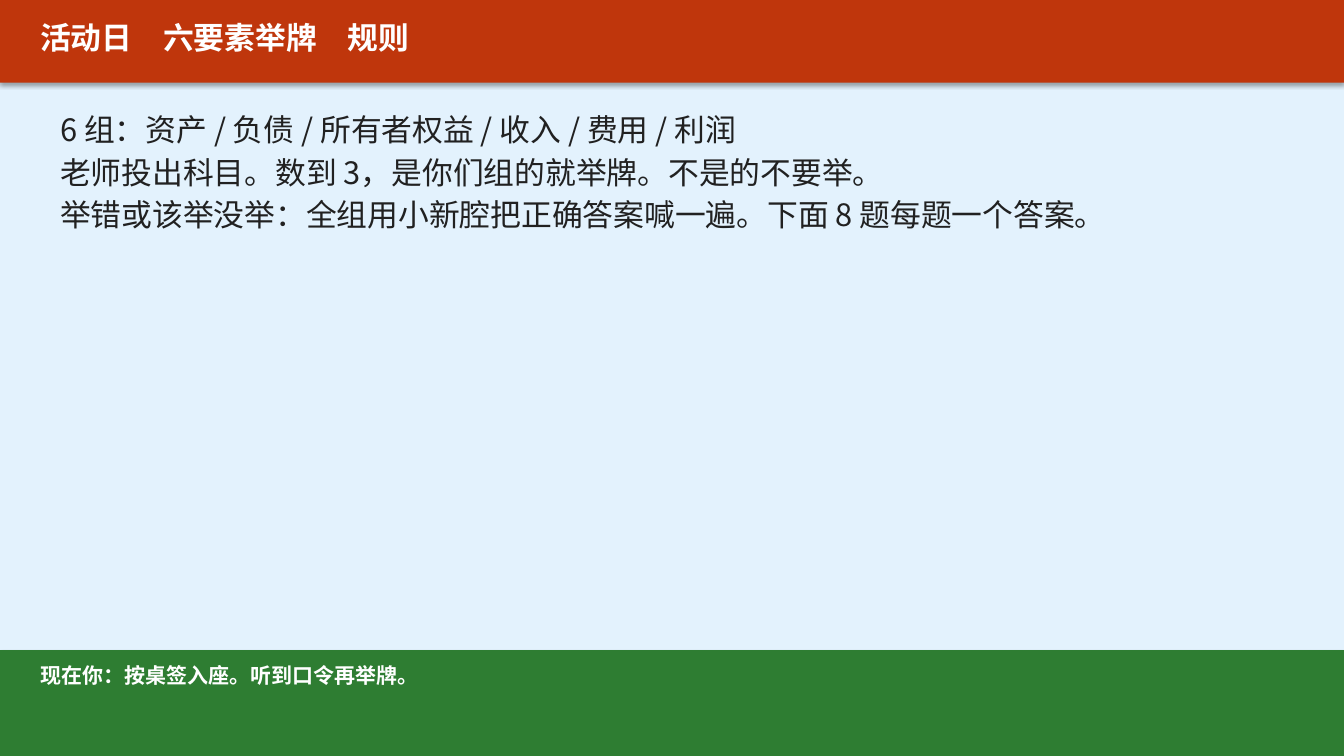
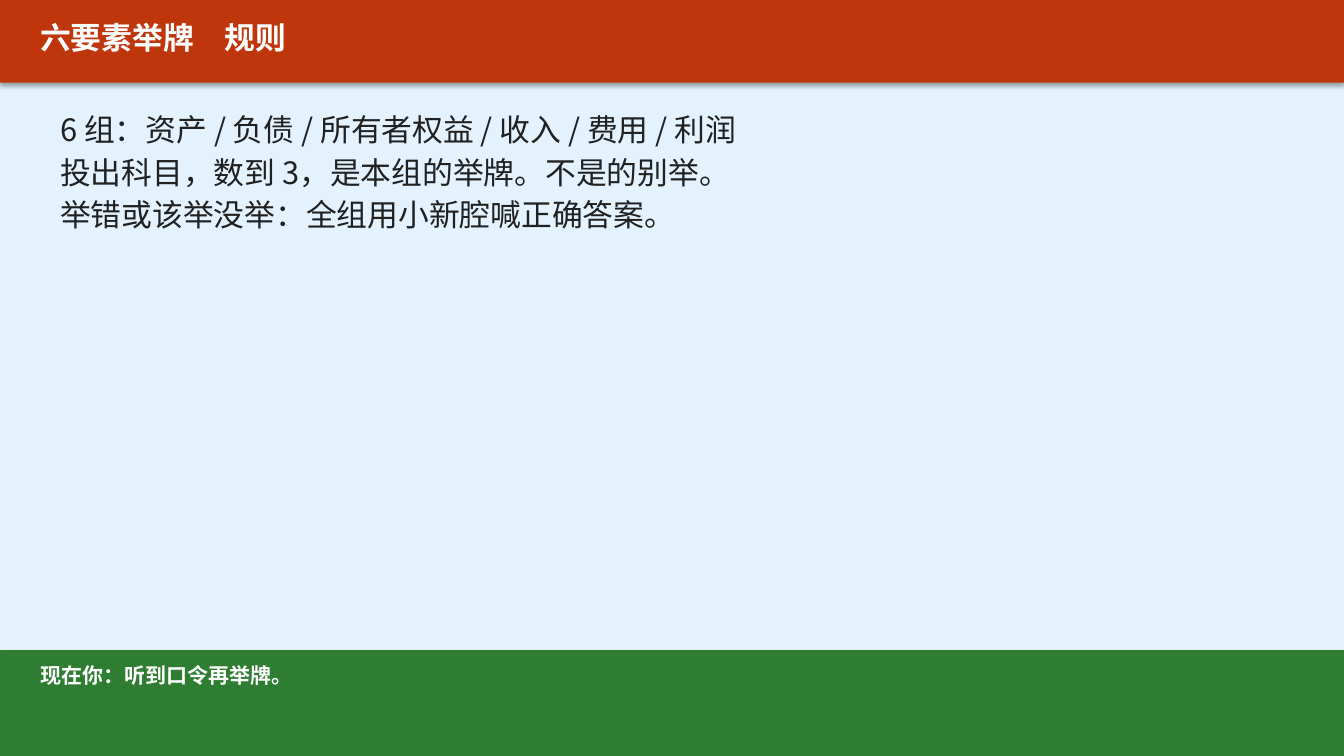
Before and after one commit to xuehui003-1/jichukuaiji, a slide deck: slide 4 of 90_通用工具_全学期复用/90-C14_课堂活动与课后任务_上课投影_v1.0_20260821.pptx (slide 14 before the commit). Drawn at 1344x756 pixels with LibreOffice and Linux fonts; fonts in the diff are those of the drawing. Boxes give left, top, right and bottom in pixels: in the first picture for what was removed or moved away, otherwise in the second. Text is boxed around its words. In the diff, an @@ line names an element or a change of style, - is before the commit and + after.

Commit message:
任务写在讲到那一页的课件上：项目一讲完四张图才布置连讲，项目四看完连环画才配音
C14改成活动日专用，平时下课看各项目收工页。删掉两句对话的假配音和未讲科目就考借贷。

```diff
--- a/90_通用工具_全学期复用/90-C14_课堂活动与课后任务_上课投影_v1.0_20260821.pptx
+++ b/90_通用工具_全学期复用/90-C14_课堂活动与课后任务_上课投影_v1.0_20260821.pptx
@@ text at bbox=[40, 22, 287, 52]: text changed @@
-活动日 六要素举牌 规则
+六要素举牌 规则
@@ text at bbox=[60, 158, 730, 229]: text changed @@
-老师投出科目。数到 3，是你们组的就举牌。不是的不要举。
-举错或该举没举：全组用小新腔把正确答案喊一遍。下面 8 题每题一个答案。
+投出科目，数到 3，是本组的举牌。不是的别举。
+举错或该举没举：全组用小新腔喊正确答案。
@@ text at bbox=[40, 665, 292, 685]: text changed @@
-现在你：按桌签入座。听到口令再举牌。
+现在你：听到口令再举牌。
```
Also in this commit, not shown: 23 other slides changed, 1 slide added, 17 slides removed, 3 other files.
